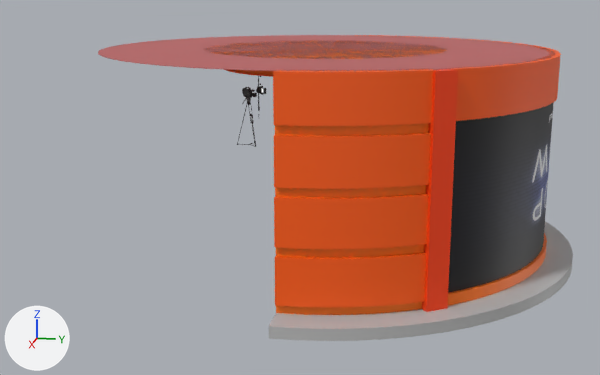
The glTF model assets/asset.glb, before and after one commit.
The view is the same before and after, from a 50 mm camera at (20.67, 3.49, 4.64) aimed at (0.24, -0.59, -0.46). Lighting does not change. The marker at lower left points along +X, +Y and +Z. Where no turn or scale is listed for an object, it has been applied to the vertices.
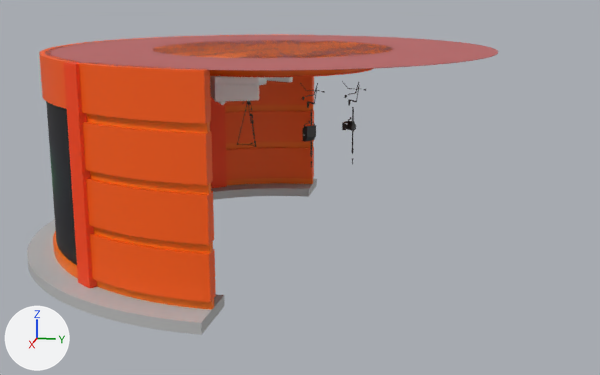
ob_group002 is not drawn itself; it is the parent of ob_archmodels_129_002obj_051, ob_archmodels_129_002obj_052, ob_archmodels_129_002obj_053.

Changed parts and their boxes (x1, y1, x2, y2) in the pictures (600 x 375 px):
'Circle015', moved, turned
    before: (448, 102, 554, 293)
    after: (46, 101, 77, 265)
'Circle005', moved, turned
    before: (274, 194, 429, 249)
    after: (86, 110, 314, 245)
'Circle009', moved, turned
    before: (269, 221, 573, 341)
    after: (27, 178, 317, 335)
'Circle003', moved, turned
    before: (274, 133, 431, 189)
    after: (83, 77, 314, 185)
'Circle007', moved, turned
    before: (275, 252, 426, 307)
    after: (90, 147, 314, 302)
'Circle001', moved, turned
    before: (273, 35, 444, 126)
    after: (77, 34, 286, 124)
'Circle011', moved, turned
    before: (98, 35, 555, 71)
    after: (45, 35, 498, 71)
'Box003', moved
    before: (422, 69, 458, 312)
    after: (210, 35, 227, 188)
'Circle014', moved, turned
    before: (451, 39, 561, 121)
    after: (39, 36, 186, 109)
'Box004', moved (not visible before)
    after: (63, 62, 97, 288)
'Circle004', moved, turned
    before: (275, 185, 426, 198)
    after: (90, 104, 314, 194)
'Circle002', moved, turned
    before: (275, 123, 428, 136)
    after: (87, 114, 210, 133)
'Circle006', moved, turned
    before: (276, 244, 424, 257)
    after: (94, 142, 313, 253)
'Circle008', moved, turned
    before: (276, 302, 422, 315)
    after: (97, 178, 313, 310)
'Circle013', moved, turned
    before: (448, 233, 547, 306)
    after: (53, 230, 78, 279)
'archmodels_129_002obj_053', moved (not visible before)
    after: (210, 76, 259, 105)
'Cylinder001', moved
    before: (233, 70, 273, 75)
    after: (210, 69, 366, 76)
'Cylinder004', moved
    before: (224, 69, 273, 77)
    after: (210, 68, 374, 77)
'archmodels_129_002obj_048', moved, turned (not visible before)
    after: (259, 77, 293, 85)

The edits, one by one:
Object 'Cylinder001' (ob_cylinder001) moves from (-0.04, -0.02, 2.83) to (0.05, -1.31, 2.83).
Object 'Group002' (ob_group002) moves from (-1.368, 0.714, 2.245) to (1.374, -2.051, 2.245).
Object 'Cylinder004' (ob_cylinder004) moves from (-0.04, -0.02, 2.63) to (0.05, -1.31, 2.63).
Object 'Box003' (ob_box003) moves from (4.56, 2.97, 3.05) to (-4.56, -4.3, 3.05).
Object 'Box004' (ob_box004) moves from (-4.64, 2.97, 3.05) to (4.64, -4.31, 3.05).
Object 'Circle001' (ob_circle001) moves from (-0.04, -0.02, 3.06) to (0.05, -1.31, 3.06).
Object 'Circle001' (ob_circle001) turns from (0, -180, 0) to (180, 0, -0.1) degrees about x, y and z.
Object 'Circle002' (ob_circle002) moves from (-0.04, -0.02, 2.06) to (0.05, -1.31, 2.06).
Object 'Circle002' (ob_circle002) turns from (0, -180, 0) to (180, 0, -0.1) degrees about x, y and z.
Object 'Circle003' (ob_circle003) moves from (-0.04, -0.02, 1.86) to (0.05, -1.31, 1.86).
Object 'Circle003' (ob_circle003) turns from (0, -180, 0) to (180, 0, -0.1) degrees about x, y and z.
Object 'Circle004' (ob_circle004) moves from (-0.04, -0.02, 0.86) to (0.05, -1.31, 0.86).
Object 'Circle004' (ob_circle004) turns from (0, -180, 0) to (180, 0, -0.1) degrees about x, y and z.
Object 'Circle005' (ob_circle005) moves from (-0.04, -0.02, 0.66) to (0.05, -1.31, 0.66).
Object 'Circle005' (ob_circle005) turns from (0, -180, 0) to (180, 0, -0.1) degrees about x, y and z.
Object 'Circle006' (ob_circle006) moves from (-0.04, -0.02, -0.34) to (0.05, -1.31, -0.34).
Object 'Circle006' (ob_circle006) turns from (0, -180, 0) to (180, 0, -0.1) degrees about x, y and z.
Object 'Circle007' (ob_circle007) moves from (-0.04, -0.02, -0.54) to (0.05, -1.31, -0.54).
Object 'Circle007' (ob_circle007) turns from (0, -180, 0) to (180, 0, -0.1) degrees about x, y and z.
Object 'Circle008' (ob_circle008) moves from (-0.04, -0.02, -1.54) to (0.05, -1.31, -1.54).
Object 'Circle008' (ob_circle008) turns from (0, -180, 0) to (180, 0, -0.1) degrees about x, y and z.
Object 'Circle009' (ob_circle009) moves from (-0.04, -0.02, -1.74) to (0.05, -1.31, -1.74).
Object 'Circle009' (ob_circle009) turns from (0, -180, 0) to (180, 0, -0.1) degrees about x, y and z.
Object 'Circle011' (ob_circle011) moves from (-0.04, -0.02, 3.06) to (0.05, -1.31, 3.06).
Object 'Circle011' (ob_circle011) turns from (0, -180, 0) to (180, 0, -0.1) degrees about x, y and z.
Object 'Circle013' (ob_circle013) moves from (-0.04, -0.02, -1.49) to (0.05, -1.31, -1.49).
Object 'Circle013' (ob_circle013) turns from (0, -180, 0) to (180, 0, -0.1) degrees about x, y and z.
Object 'Circle014' (ob_circle014) moves from (-0.04, -0.02, 3.06) to (0.05, -1.31, 3.06).
Object 'Circle014' (ob_circle014) turns from (0, -180, 0) to (180, 0, -0.1) degrees about x, y and z.
Object 'Circle015' (ob_circle015) moves from (-0.04, -0.02, 2.06) to (0.05, -1.31, 2.06).
Object 'Circle015' (ob_circle015) turns from (0, -180, 0) to (180, 0, -0.1) degrees about x, y and z.
Object 'archmodels_129_002obj_048' (ob_archmodels_129_002obj_048) moves from (1.75, -0.1, 2.19) to (-1.74, -1.23, 2.19).
Object 'archmodels_129_002obj_048' (ob_archmodels_129_002obj_048) turns from (-90, 0, -25) to (-90, 0, 155) degrees about x, y and z.
